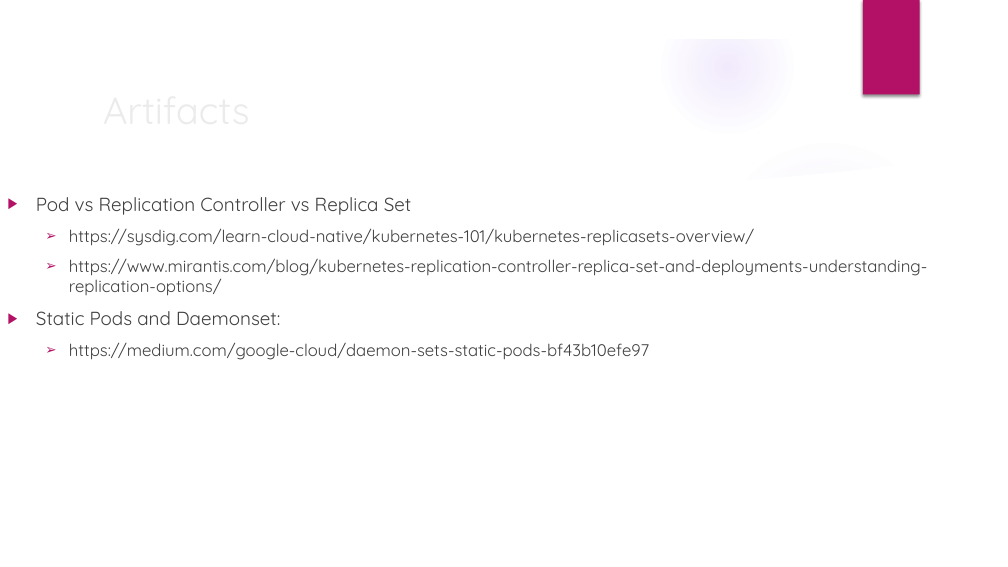
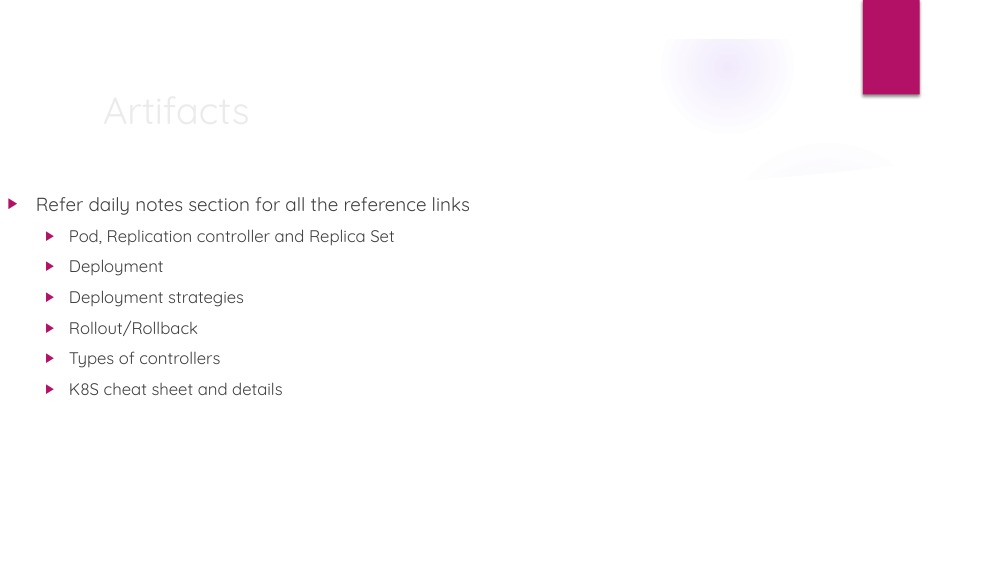
Before and after one commit to deepkumartraining/docker-k8s-April23, a slide deck: slide 3 of Day29/DockerAndKubernetes_Training-Day29.pptx. Drawn at 1008x567 pixels with LibreOffice and Linux fonts; fonts in the diff are those of the drawing; background and template pictures are left out. Boxes give left, top, right and bottom in pixels: in the first picture for what was removed or moved away, otherwise in the second. Text is boxed around its words. In the diff, an @@ line names an element or a change of style, - is before the commit and + after.

```diff
--- a/Day29/DockerAndKubernetes_Training-Day29.pptx
+++ b/Day29/DockerAndKubernetes_Training-Day29.pptx
@@ text at <box>36,197,470,395</box>: text changed @@
-▶ Pod vs Replication Controller vs Replica Set
-  ➢ https://sysdig.com/learn-cloud-native/kubernetes-101/kubernetes-replicasets-overview/
-  ➢ https://www.mirantis.com/blog/kubernetes-replication-controller-replica-set-and-deployments-understanding-replication-options/
-▶ Static Pods and Daemonset:
-  ➢ https://medium.com/google-cloud/daemon-sets-static-pods-bf43b10efe97
+▶ Refer daily notes section for all the reference links
+  ▶ Pod, Replication controller and Replica Set
+  ▶ Deployment
+  ▶ Deployment strategies
+  ▶ Rollout/Rollback
+  ▶ Types of controllers
+  ▶ K8S cheat sheet and details
```
Also in this commit, not shown: 1 other slide changed, 4 other files.
